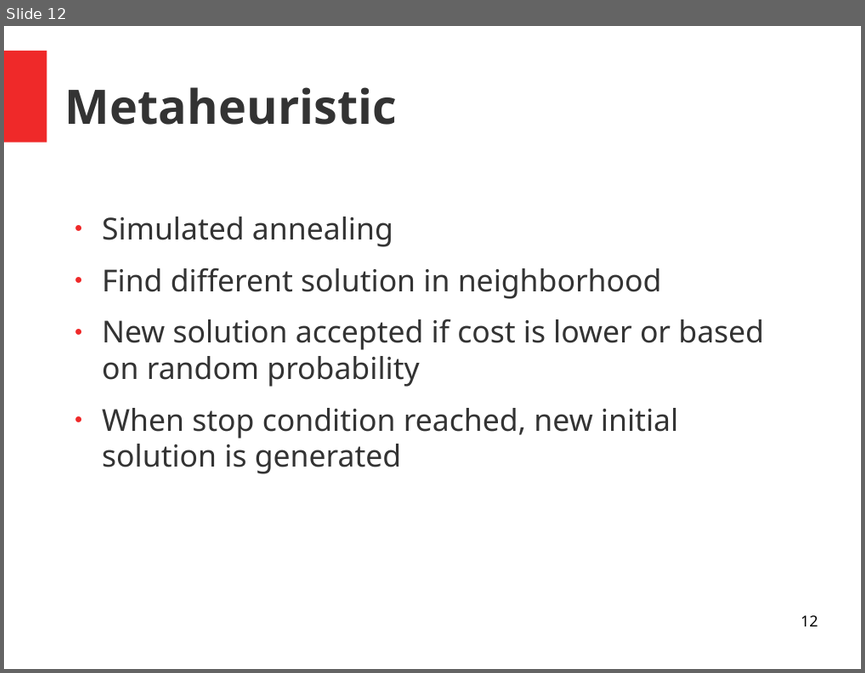
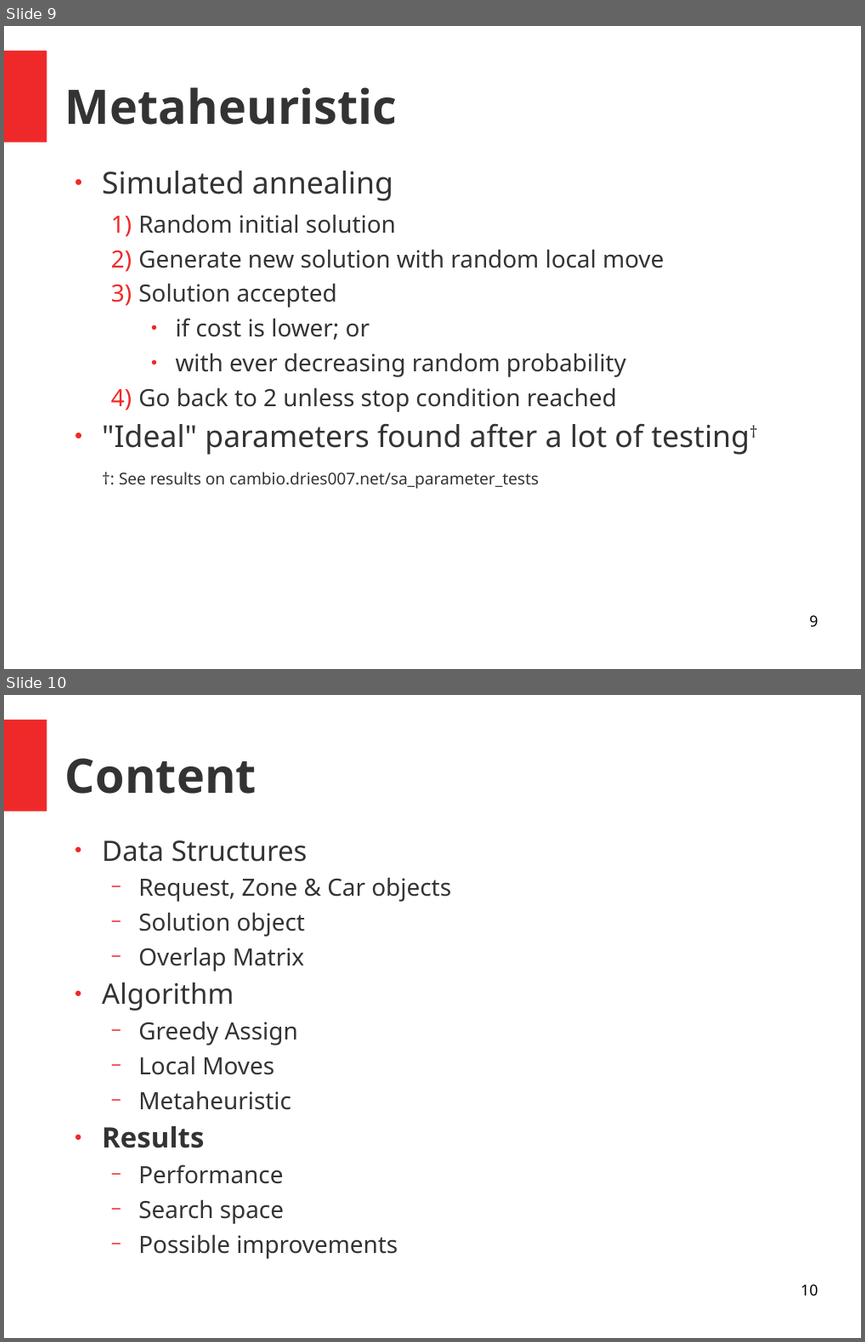
Before and after one commit to dries007/ProjectAI-CarSharing, a slide deck: Paper/ppt/presentation.odp. Shown one above the other, each under a label of ours: slide 12 before the commit, slides 9 and 10 after it. The pictures are 865x673 and 865x1342 pixels, drawn with LibreOffice and Linux fonts; fonts in the diff are those of the drawing. Boxes give left, top, right and bottom in pixels: in the first picture for what was removed or moved away, otherwise in the second. Text is boxed around its words. In the diff, an @@ line names an element or a change of style, - is before the commit and + after.

Commit message:
Presentation & Typos in paper

```diff
--- a/Paper/ppt/presentation.odp
+++ b/Paper/ppt/presentation.odp
@@ slide 10 added at (4,695,861,1338), background #FFFFFF; not listed: 1 template element that a slide beside it also shows @@
@@ title added at (65,758,256,794), 44 pt, text #333333, bold @@
+Content
@@ text added at (102,840,451,1259), 22 pt, text #333333 @@
+● Data Structures
+  − Request, Zone & Car objects
+  − Solution object
+  − Overlap Matrix
+● Algorithm
+  − Greedy Assign
+  − Local Moves
+  − Metaheuristic
+● Results
+  − Performance
+  − Search space
+  − Possible improvements
@@ page number added at (800,1284,817,1295), 14 pt, text #000000 @@
+10
@@ what was slide 12 is now slide 9 @@
@@ slide 9 changed as well @@
@@ text "Simulated annealing": place and size @@
-text "Simulated annealing" at (102,216,764,474)
+text "Simulated annealing" at (102,170,749,488)
@@ text at (102,170,393,201): less space between paragraphs @@
@@ text at (102,214,749,488): text changed; size 28 to 22 pt @@
-● Find different solution in neighborhood
-● New solution accepted if cost is lower or based on random probability
-● When stop condition reached, new initial solution is generated
+  1) Random initial solution
+  2) Generate new solution with random local move
+  3) Solution accepted
+    ● if cost is lower; or
+    ● with ever decreasing random probability
+  4) Go back to 2 unless stop condition reached
+● "Ideal" parameters found after a lot of testing†
+†: See results on cambio.dries007.net/sa_parameter_tests
@@ page number at (809,615,817,627): text changed @@
-12
+9
```
Also in this commit, not shown: 9 other slides changed, 6 other slides added, 8 slides removed, 3 other files.
